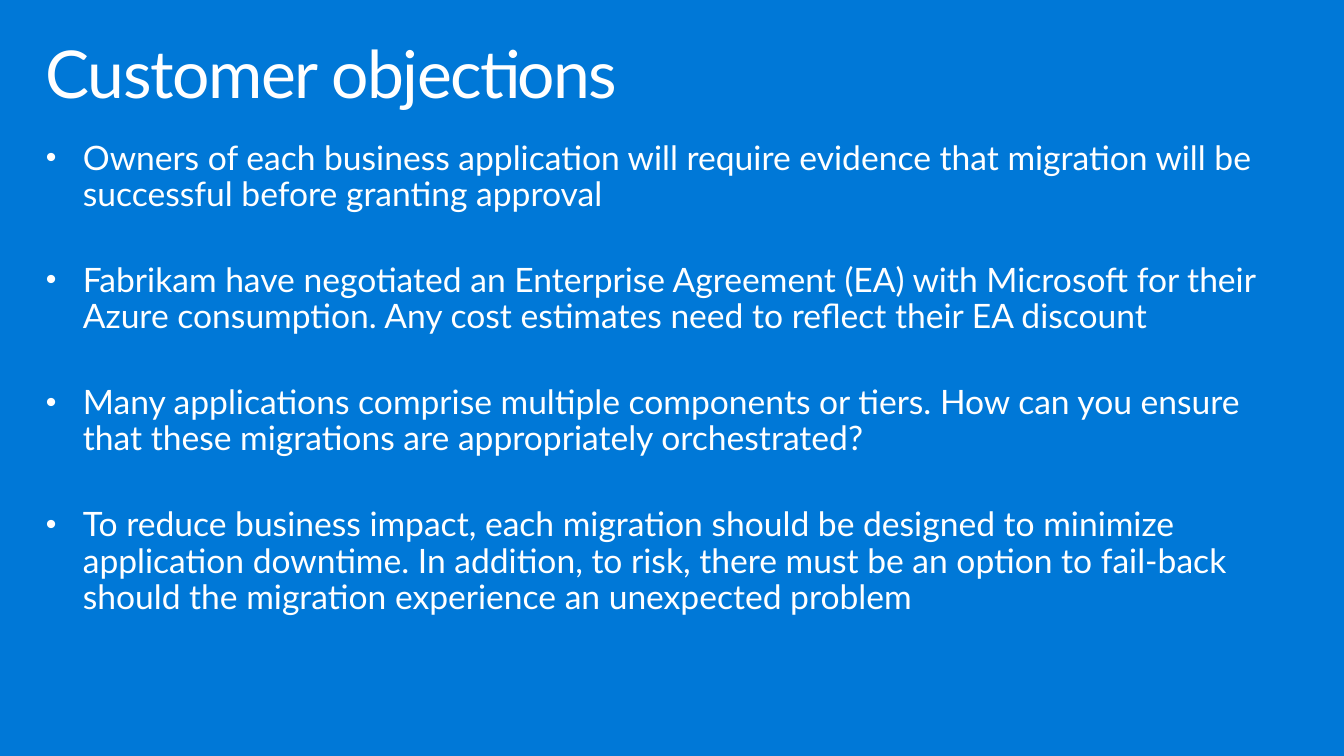
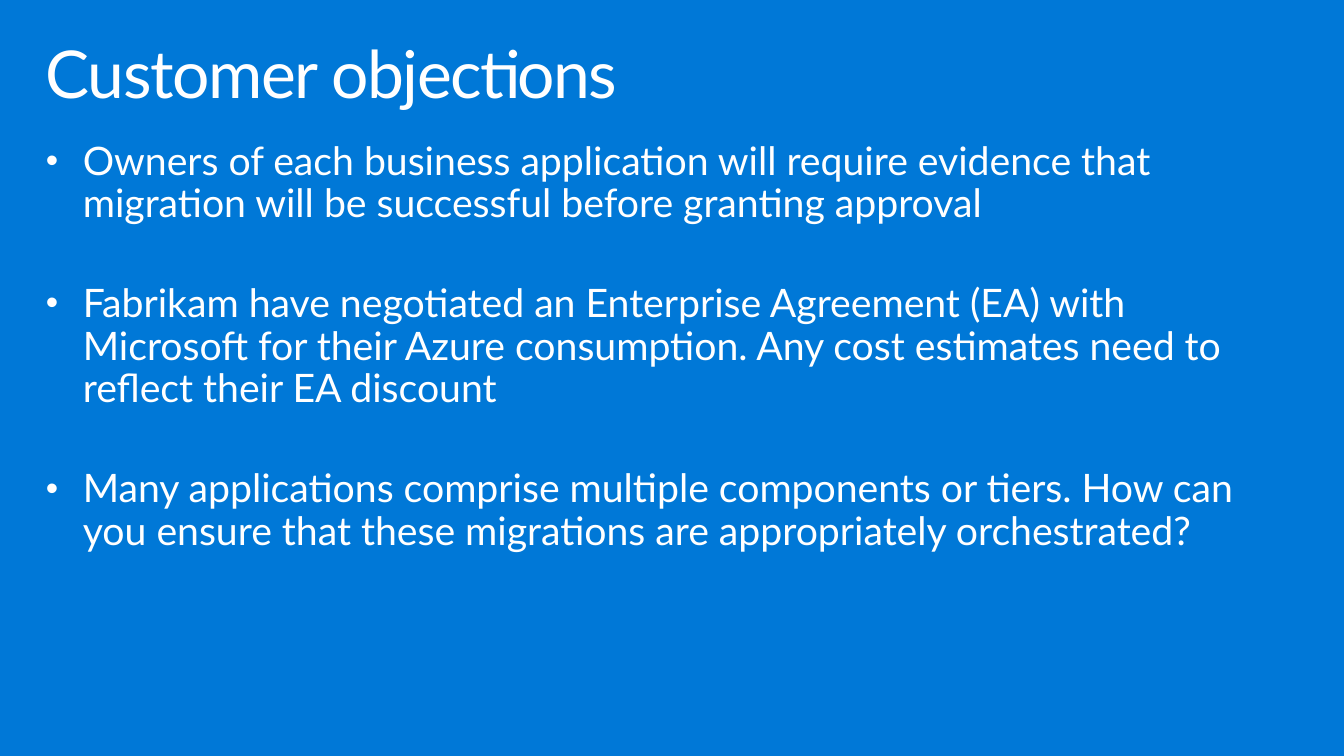
Before and after one commit to yachoukh/MCW-Line-of-business-application-migration, a slide deck: slide 10 of Whiteboard design session/WDS trainer presentation - Azure Migration.pptx. Drawn at 1344x756 pixels with LibreOffice and Linux fonts; fonts in the diff are those of the drawing. Boxes give left, top, right and bottom in pixels: in the first picture for what was removed or moved away, otherwise in the second. Text is boxed around its words. In the diff, an @@ line names an element or a change of style, - is before the commit and + after.

```diff
--- a/Whiteboard design session/WDS trainer presentation - Azure Migration.pptx
+++ b/Whiteboard design session/WDS trainer presentation - Azure Migration.pptx
@@ text "Owners of each business application ..." at <box>83,146,1233,552</box>: size 24 to 28 pt @@
@@ text at <box>83,511,1226,615</box>: paragraph removed @@
-• To reduce business impact, each migration should be designed to minimize application downtime. In addition, to risk, there must be an option to fail-back should the migration experience an unexpected problem
```
Also in this commit, not shown: 1 other slide changed, 2 slides added, 2 other files.
